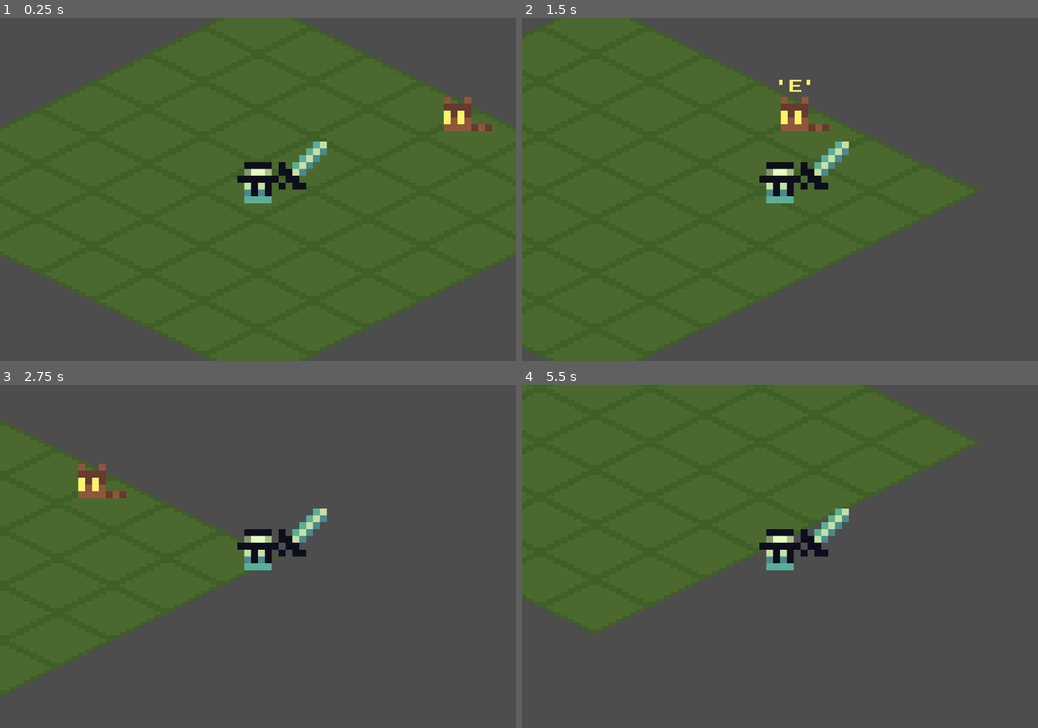
Above: before the commit, frames 1-4 (two rows, left to right).
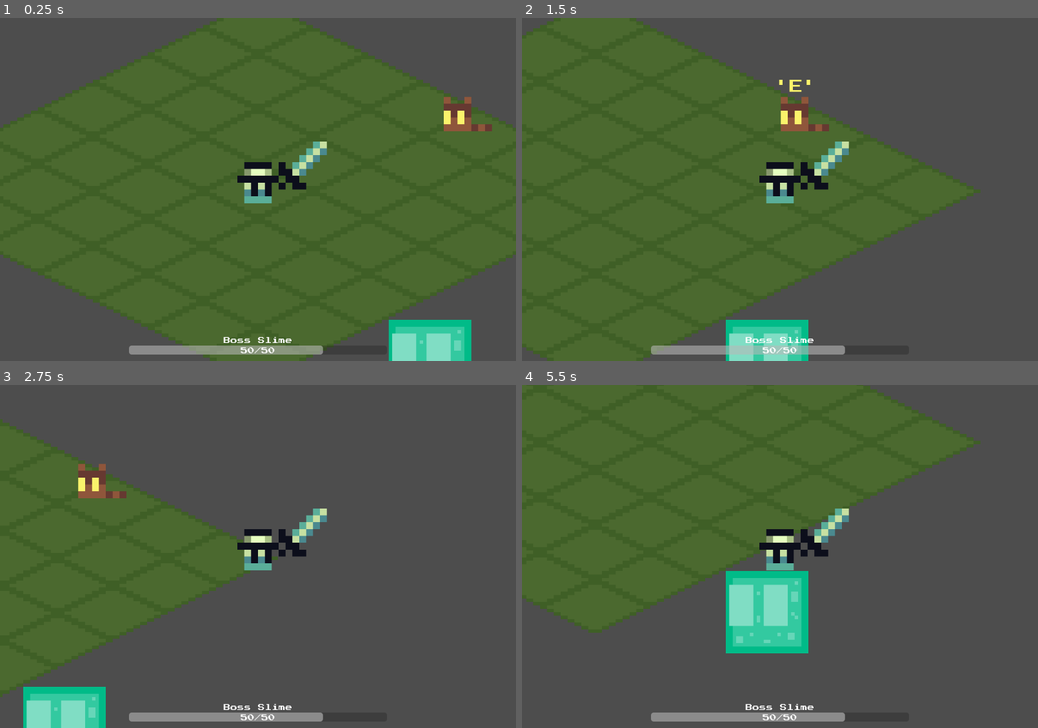
Above: after the commit, the same moments.

Repository: skyegrey/youtube-game
Game: Godot game, scene res://Scenes/main.tscn
The game is run twice, just before and just after one commit, with the same random seed, the same clock (stepped at 60 frames per second) and the same inputs.
Inputs (mouse positions are in pixels of both pictures, inside the frame that each line leads up to):
- Up to frame 1 (0.25 s): no input
- Up to frame 2 (1.5 s): tap Enter at 0.5 s; move the mouse to (893, 172) at 0.52 s; hold Right (ui_right) 0.53-1.25 s; click (893, 172) at 0.67 s; drag from (676, 206) to (800, 117) at 1.27 s
- Up to frame 3 (2.75 s): tap Space at 2 s; move the mouse to (309, 481) at 2.02 s; hold Right (ui_right) from 2.03 s (still down)
- Up to frame 4 (5.5 s): release Right (ui_right) at 2.75 s; drag from (754, 625) to (625, 505) at 2.77 s; tap Enter at 3.5 s; move the mouse to (934, 607) at 3.52 s; hold Left (ui_left) 3.53-4.25 s; drag from (625, 505) to (702, 470) at 4.27 s; tap Space at 5 s; move the mouse to (805, 556) at 5.02 s; hold Down (ui_down) from 5.03 s (still down); click (805, 556) at 5.17 s

The runs differ from the first frame. In frame 1, 3.0% of the frame differs, in the area x 25-92%, y 87-100%; in frame 2, 2.5%; in frame 3, 3.0%; in frame 4, 5.0%, in the area x 25-63%, y 54-99%.

Commit message:
Boss healthbar

Diff:
--- a/godot/Scenes/main.tscn
+++ b/godot/Scenes/main.tscn
@@ -6,6 +6,7 @@
 [ext_resource type="Texture2D" uid="uid://bpeahdbif3sor" path="res://Assets/NPCs/raccoon.png" id="3_6iyac"]
 [ext_resource type="Texture2D" uid="uid://n73hm0gr2uum" path="res://Assets/little-guy.png" id="3_21xkr"]
 [ext_resource type="Script" uid="uid://bhik3tkdp5kx7" path="res://Scenes/raccoon_npc.gd" id="3_fdnlq"]
+[ext_resource type="Texture2D" uid="uid://c0um5xrmgx278" path="res://Assets/SlimeBoss/idle.png" id="3_wsu2k"]
 [ext_resource type="Texture2D" uid="uid://ch64oes5c8guc" path="res://Assets/Items/proximity-bananas-fedora.png" id="4_6bp64"]
 [ext_resource type="Texture2D" uid="uid://clv4ir2h1nr27" path="res://Assets/UI/modal-background.png" id="5_6bp64"]
 [ext_resource type="Script" uid="uid://bqj3ryl6tvutp" path="res://Scripts/ui.gd" id="5_344ge"]
@@ -26,6 +27,21 @@
 tile_size = Vector2i(32, 16)
 sources/1 = SubResource("TileSetAtlasSource_0xm2m")
 
+[sub_resource type="AtlasTexture" id="AtlasTexture_k12tt"]
+atlas = ExtResource("3_wsu2k")
+region = Rect2(0, 0, 32, 32)
+
+[sub_resource type="SpriteFrames" id="SpriteFrames_h1bgf"]
+animations = [{
+"frames": [{
+"duration": 1.0,
+"texture": SubResource("AtlasTexture_k12tt")
+}],
+"loop": true,
+"name": &"idle",
+"speed": 5.0
+}]
+
 [sub_resource type="CircleShape2D" id="CircleShape2D_6iyac"]
 radius = 40.0
 
@@ -37,6 +53,8 @@
 [sub_resource type="CircleShape2D" id="CircleShape2D_fdnlq"]
 radius = 16.0
 
+[sub_resource type="Theme" id="Theme_wsu2k"]
+
 [node name="Main" type="Node2D"]
 process_mode = 1
 
@@ -48,6 +66,15 @@
 scale = Vector2(2, 2)
 tile_map_data = PackedByteArray("AAD+/wAAAQAAAAAAAAD+////AQAAAAAAAAD/////AQAAAAAAAAAAAP//AQAAAAAAAAAAAAAAAQAAAAAAAAAAAA …(704 unchanged characters)…
 tile_set = SubResource("TileSet_h2yge")
+
+[node name="SlimeBoss" type="Node2D" parent="."]
+position = Vector2(100, 100)
+
+[node name="AnimatedSprite2D" type="AnimatedSprite2D" parent="SlimeBoss"]
+scale = Vector2(2, 2)
+sprite_frames = SubResource("SpriteFrames_h1bgf")
+animation = &"idle"
+metadata/_edit_lock_ = true
 
 [node name="RaccoonNPC" type="Node2D" parent="."]
 position = Vector2(120, -42)
@@ -135,9 +162,9 @@
 [node name="CollisionShape2D" type="CollisionShape2D" parent="CharacterBody2D/InteractablesDetectionArea"]
 shape = SubResource("CircleShape2D_fdnlq")
 
-[node name="CanvasLayer" type="CanvasLayer" parent="."]
-
-[node name="UI" type="Control" parent="CanvasLayer"]
+[node name="UILayer" type="CanvasLayer" parent="."]
+
+[node name="UI" type="Control" parent="UILayer"]
 process_mode = 3
 layout_mode = 3
 anchors_preset = 0
@@ -146,7 +173,7 @@
 script = ExtResource("5_344ge")
 metadata/_edit_lock_ = true
 
-[node name="ModalBackground" type="TextureRect" parent="CanvasLayer/UI"]
+[node name="ModalBackground" type="TextureRect" parent="UILayer/UI"]
 unique_name_in_owner = true
 visible = false
 layout_mode = 0
@@ -154,7 +181,7 @@
 offset_bottom = 40.0
 texture = ExtResource("5_6bp64")
 
-[node name="InventoryControl" type="Control" parent="CanvasLayer/UI"]
+[node name="InventoryControl" type="Control" parent="UILayer/UI"]
 unique_name_in_owner = true
 layout_mode = 1
 anchors_preset = 15
@@ -166,7 +193,7 @@
 grow_vertical = 2
 script = ExtResource("7_ynf5e")
 
-[node name="InventoryPanel" type="Control" parent="CanvasLayer/UI/InventoryControl"]
+[node name="InventoryPanel" type="Control" parent="UILayer/UI/InventoryControl"]
 self_modulate = Color(0.270588, 0.501961, 0.521569, 1)
 layout_mode = 1
 anchors_preset = 8
@@ -181,7 +208,7 @@
 grow_horizontal = 2
 grow_vertical = 2
 
-[node name="NinePatchRect" type="NinePatchRect" parent="CanvasLayer/UI/InventoryControl/InventoryPanel"]
+[node name="NinePatchRect" type="NinePatchRect" parent="UILayer/UI/InventoryControl/InventoryPanel"]
 self_modulate = Color(0.352941, 0.682353, 0.6, 1)
 layout_mode = 1
 anchors_preset = 15
@@ -196,13 +223,13 @@
 patch_margin_bottom = 5
 metadata/_edit_lock_ = true
 
-[node name="CharacterPreview" type="Control" parent="CanvasLayer/UI/InventoryControl/InventoryPanel"]
+[node name="CharacterPreview" type="Control" parent="UILayer/UI/InventoryControl/InventoryPanel"]
 anchors_preset = 0
 offset_right = 40.0
 offset_bottom = 40.0
 metadata/_edit_lock_ = true
 
-[node name="MarginContainer" type="MarginContainer" parent="CanvasLayer/UI/InventoryControl/InventoryPanel/CharacterPreview"]
+[node name="MarginContainer" type="MarginContainer" parent="UILayer/UI/InventoryControl/InventoryPanel/CharacterPreview"]
 layout_mode = 0
 offset_left = 19.5
 offset_top = 13.0
@@ -213,7 +240,7 @@
 theme_override_constants/margin_right = 10
 theme_override_constants/margin_bottom = 10
 
-[node name="SlotBackground" type="NinePatchRect" parent="CanvasLayer/UI/InventoryControl/InventoryPanel/CharacterPreview/MarginContainer"]
+[node name="SlotBackground" type="NinePatchRect" parent="UILayer/UI/InventoryControl/InventoryPanel/CharacterPreview/MarginContainer"]
 self_modulate = Color(0.290196, 0.537255, 0.560784, 1)
 layout_mode = 2
 texture = ExtResource("5_kry3j")
@@ -224,7 +251,7 @@
 patch_margin_bottom = 5
 metadata/_edit_lock_ = true
 
-[node name="CharacterSprite" type="TextureRect" parent="CanvasLayer/UI/InventoryControl/InventoryPanel/CharacterPreview/MarginContainer/SlotBackground"]
+[node name="CharacterSprite" type="TextureRect" parent="UILayer/UI/InventoryControl/InventoryPanel/CharacterPreview/MarginContainer/SlotBackground"]
 layout_mode = 1
 anchors_preset = 7
 anchor_left = 0.5
@@ -241,7 +268,7 @@
 texture = ExtResource("10_d1ilt")
 stretch_mode = 2
 
-[node name="HelmSprite" type="TextureRect" parent="CanvasLayer/UI/InventoryControl/InventoryPanel/CharacterPreview/MarginContainer/SlotBackground"]
+[node name="HelmSprite" type="TextureRect" parent="UILayer/UI/InventoryControl/InventoryPanel/CharacterPreview/MarginContainer/SlotBackground"]
 visible = false
 layout_mode = 0
 offset_left = 15.0
@@ -252,19 +279,19 @@
 texture = ExtResource("4_6bp64")
 stretch_mode = 2
 
-[node name="EquipmentSlots" type="Control" parent="CanvasLayer/UI/InventoryControl/InventoryPanel"]
+[node name="EquipmentSlots" type="Control" parent="UILayer/UI/InventoryControl/InventoryPanel"]
 anchors_preset = 0
 offset_right = 40.0
 offset_bottom = 40.0
 metadata/_edit_lock_ = true
 
-[node name="EquipmentSlot" parent="CanvasLayer/UI/InventoryControl/InventoryPanel/EquipmentSlots" instance=ExtResource("10_hptm8")]
+[node name="EquipmentSlot" parent="UILayer/UI/InventoryControl/InventoryPanel/EquipmentSlots" instance=ExtResource("10_hptm8")]
 offset_left = 381.5
 offset_top = 28.0
 offset_right = 456.5
 offset_bottom = 103.0
 
-[node name="MarginContainer" type="MarginContainer" parent="CanvasLayer/UI/InventoryControl/InventoryPanel"]
+[node name="MarginContainer" type="MarginContainer" parent="UILayer/UI/InventoryControl/InventoryPanel"]
 layout_mode = 1
 anchors_preset = 2
 anchor_top = 1.0
@@ -278,7 +305,7 @@
 theme_override_constants/margin_bottom = 10
 metadata/_edit_lock_ = true
 
-[node name="InvetorySlotsContainer" type="GridContainer" parent="CanvasLayer/UI/InventoryControl/InventoryPanel/MarginContainer"]
+[node name="InvetorySlotsContainer" type="GridContainer" parent="UILayer/UI/InventoryControl/InventoryPanel/MarginContainer"]
 custom_minimum_size = Vector2(60, 60)
 layout_mode = 2
 theme_override_constants/h_separation = 5
@@ -286,8 +313,50 @@
 columns = 7
 metadata/_edit_lock_ = true
 
-[node name="DraggingItemTexture" type="TextureRect" parent="CanvasLayer/UI/InventoryControl/InventoryPanel"]
+[node name="DraggingItemTexture" type="TextureRect" parent="UILayer/UI/InventoryControl/InventoryPanel"]
 visible = false
 layout_mode = 0
 offset_right = 40.0
 offset_bottom = 40.0
+
+[node name="BossInfoControl" type="MarginContainer" parent="UILayer/UI"]
+layout_mode = 1
+anchors_preset = 12
+anchor_top = 1.0
+anchor_right = 1.0
+anchor_bottom = 1.0
+offset_top = -71.0
+grow_horizontal = 2
+grow_vertical = 0
+theme_override_constants/margin_left = 300
+theme_override_constants/margin_top = 15
+theme_override_constants/margin_right = 300
+theme_override_constants/margin_bottom = 15
+
+[node name="VBoxContainer" type="VBoxContainer" parent="UILayer/UI/BossInfoControl"]
+layout_mode = 2
+
+[node name="RichTextLabel" type="RichTextLabel" parent="UILayer/UI/BossInfoControl/VBoxContainer"]
+layout_mode = 2
+bbcode_enabled = true
+text = "[center]Boss Slime"
+fit_content = true
+
+[node name="ProgressBar" type="ProgressBar" parent="UILayer/UI/BossInfoControl/VBoxContainer"]
+layout_mode = 2
+size_flags_vertical = 3
+tooltip_text = "askldfjalskdjf"
+theme = SubResource("Theme_wsu2k")
+value = 75.0
+show_percentage = false
+
+[node name="Label" type="Label" parent="UILayer/UI/BossInfoControl/VBoxContainer/ProgressBar"]
+layout_mode = 1
+anchors_preset = 15
+anchor_right = 1.0
+anchor_bottom = 1.0
+offset_top = 4.0
+grow_horizontal = 2
+grow_vertical = 2
+text = "50/50"
+horizontal_alignment = 1
Not shown: 1 places in godot/Scenes/main.tscn that only renumber resources
Not shown, changed: obsidian/youtubegame/ToDo.md
